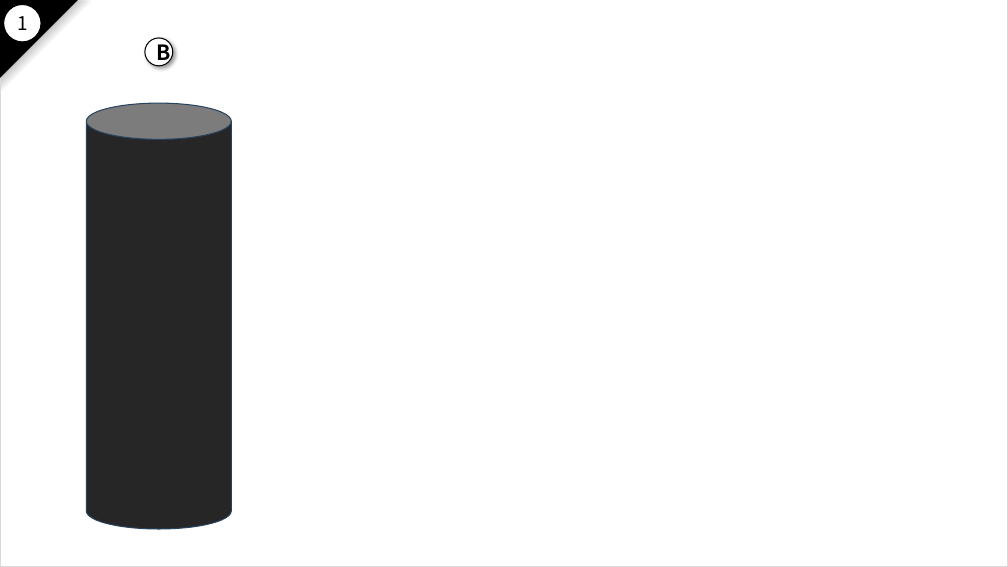
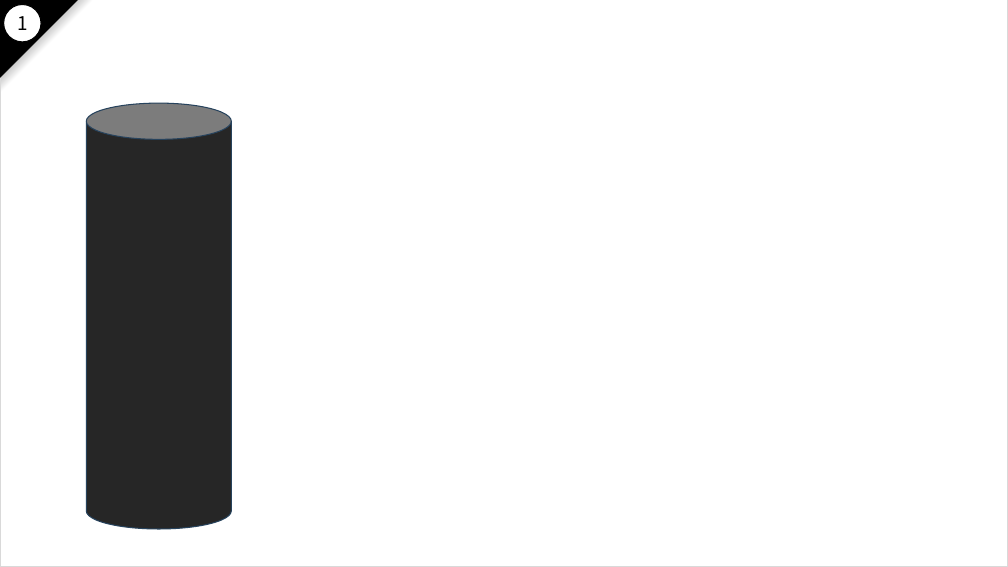
Before and after one commit to nakayama-kazuki/2021, a slide deck: slide 107 of pptx/power-punch-v2.pptx (slide 101 before the commit). Drawn at 1008x567 pixels with LibreOffice and Linux fonts; fonts in the diff are those of the drawing. Boxes give left, top, right and bottom in pixels: in the first picture for what was removed or moved away, otherwise in the second. Text is boxed around its words. In the diff, an @@ line names an element or a change of style, - is before the commit and + after.

Commit message:
fixed

```diff
--- a/pptx/power-punch-v2.pptx
+++ b/pptx/power-punch-v2.pptx
@@ ellipse removed at [145, 38, 173, 66] @@
-B
```
Also in this commit, not shown: 40 other slides changed, 18 slides added, 4 slides removed.
